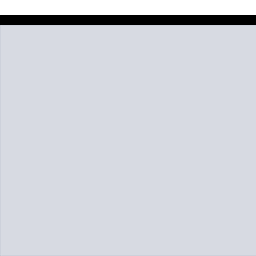
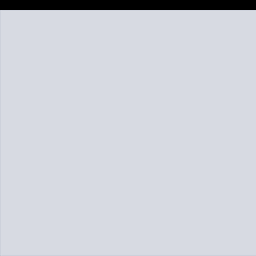
Layered file, before and after one edit (256 × 256). Changes by layer:
painted on "レイヤー 2" over [0,10,256,27]
